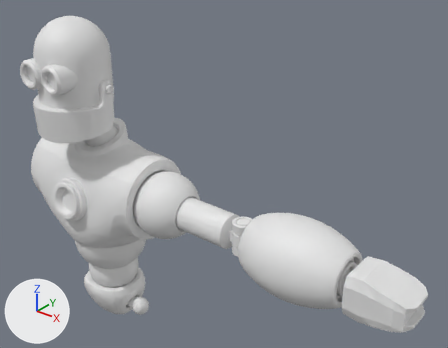
An edit to the Blender file Robot.blend, drawn before and after from the same camera.
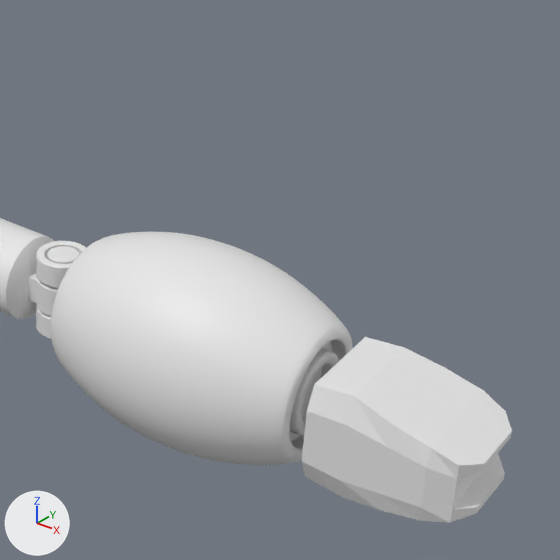
Each version appears first whole from a 50 mm camera at (2.614, -2.071, 4.498) aimed at (0.808, 0.186, 3.099), and next in a close-up on the part from 48% to 100% of the width and 34% to 100% of the height. Lighting does not change. The marker at lower left points along +X, +Y and +Z.
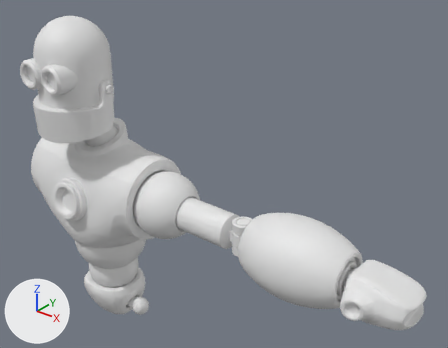
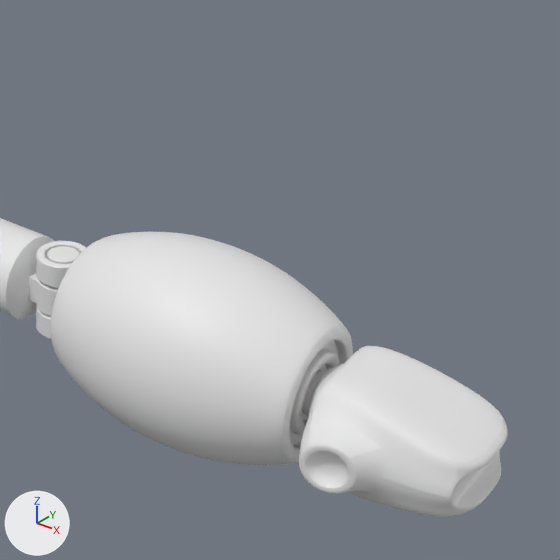
Commit message: Model: the hand

The change, as JSON lines over the scene's bpy script:
```json
{"op": "add", "block": "me_cube_002_1", "code": ["me_cube_002_1 = bpy.data.meshes.new('Cube.002')", "me_cube_002_1.from_pydata(...)  # 286 vertices, 292 faces; spans x 1.561..1.951, y -0.112..0.211, z 2.738..2.958", "me_cube_002_1.polygons.foreach_set('use_smooth', [True] * 292)"]}
{"op": "remove", "block": "ob_cube", "code": ["ob_cube = bpy.data.objects.new('Cube', me_cube_002)", "ob_cube.location = (0.0, 0.0, 0.0)"]}
{"op": "add", "block": "ob_hand", "code": ["ob_hand = bpy.data.objects.new('Hand', me_cube_002_1)", "ob_hand.location = (0.0, 0.0, 0.0)", "_m = ob_hand.modifiers.new('Subdivision', 'SUBSURF')", "_m.levels = 2"]}
```

Location of each change, (x1, y1, x2, y2) in pixels of the close-ups (560 x 560 px):
```json
{"object": "Cube", "change": "deleted", "before": [302, 337, 512, 523]}
{"object": "Hand", "change": "added", "after": [299, 346, 508, 517]}
```
